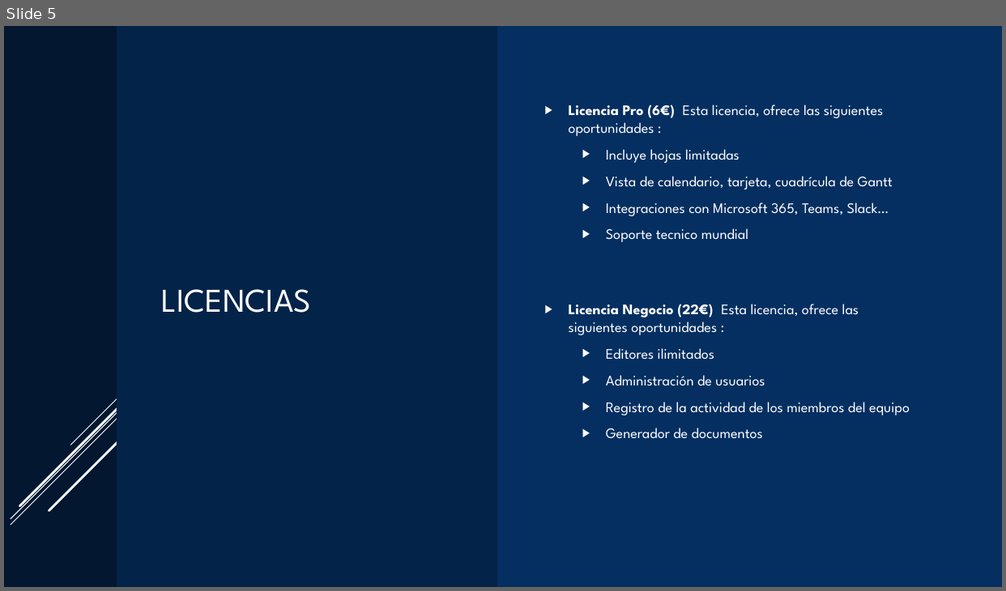
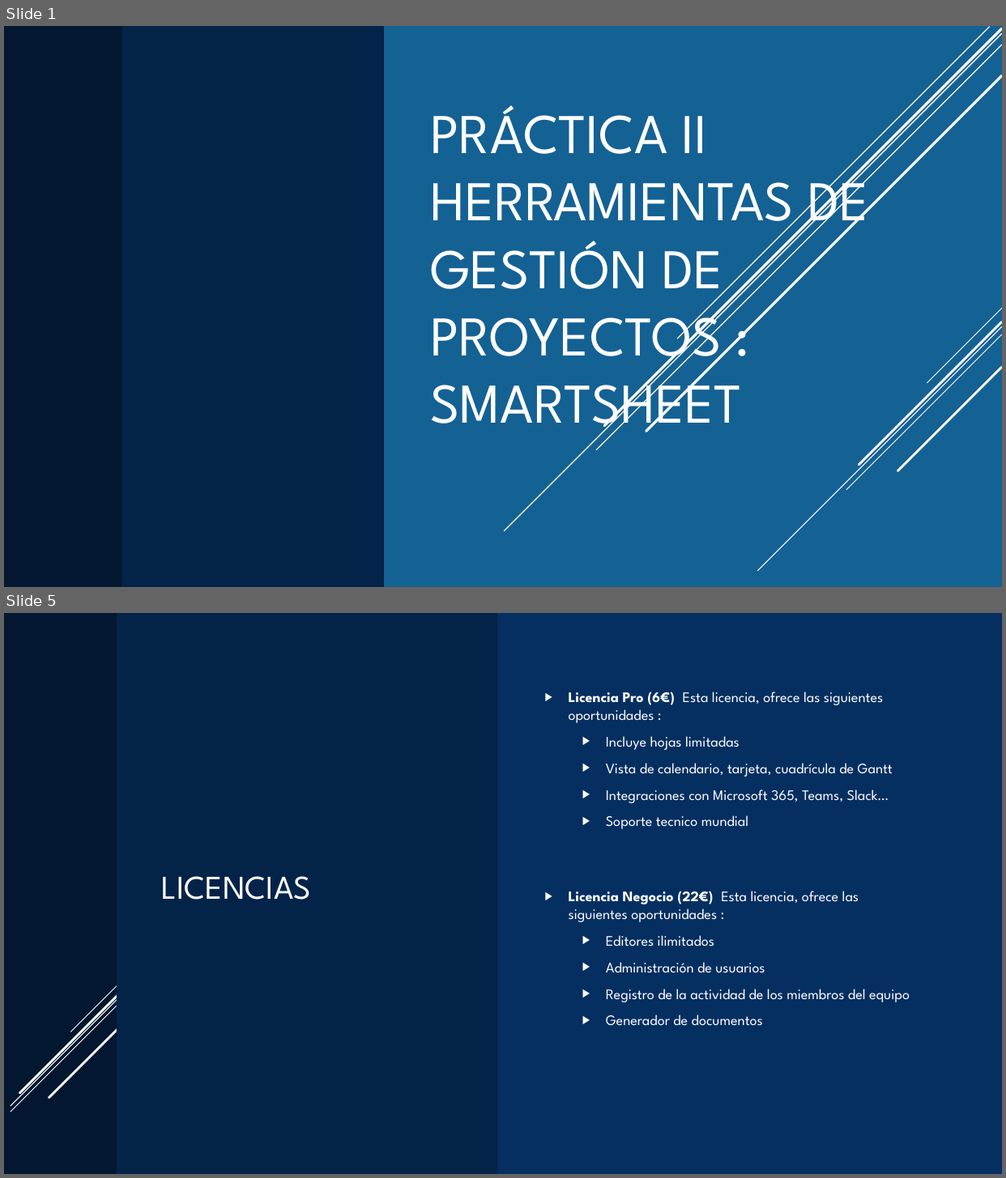
Before and after one commit to maraloeDev/Grado_SuperiorDAM, a slide deck: Entornos de Desarrollo/1º Evaluación/Pacticas/Practica2/Tareas/Presentación SmartSheet.pptx. Shown one above the other, each under a label of ours: slide 5 before the commit, slides 1 and 5 after it; the slides between them are not shown. The pictures are 1006x591 and 1006x1178 pixels, drawn with LibreOffice and Linux fonts; fonts in the diff are those of the drawing. Boxes give left, top, right and bottom in pixels: in the first picture for what was removed or moved away, otherwise in the second. Text is boxed around its words. In the diff, an @@ line names an element or a change of style, - is before the commit and + after.

```diff
--- a/Entornos de Desarrollo/1º Evaluación/Pacticas/Practica2/Tareas/Presentación SmartSheet.pptx
+++ b/Entornos de Desarrollo/1º Evaluación/Pacticas/Practica2/Tareas/Presentación SmartSheet.pptx
@@ slide 1 added at (4,26,1002,587), background #146194 @@
@@ rectangle added at (4,26,384,587), fill #042349 @@
@@ rectangle added at (4,26,121,587), fill #031730 @@
@@ line added from (1002, 33) to (504, 531), #FFFFFF 1 pt @@
@@ line added from (1002, 45) to (596, 450), #FFFFFF 1 pt @@
@@ line added from (1002, 29) to (604, 426), #FFFFFF 2.5 pt @@
@@ line added from (989, 27) to (678, 339), #FFFFFF 1 pt @@
@@ line added from (1002, 76) to (646, 432), #FFFFFF 2.5 pt @@
@@ text added at (430,105,869,440), 54 pt, text #FFFFFF @@
+PRÁCTICA II HERRAMIENTAS DE GESTIÓN DE PROYECTOS : SMARTSHEET
@@ group added at (758,308,1002,571): 5 lines @@
```
Also in this commit, not shown: 5 slides changed, 1 slide removed, 1 other file.
